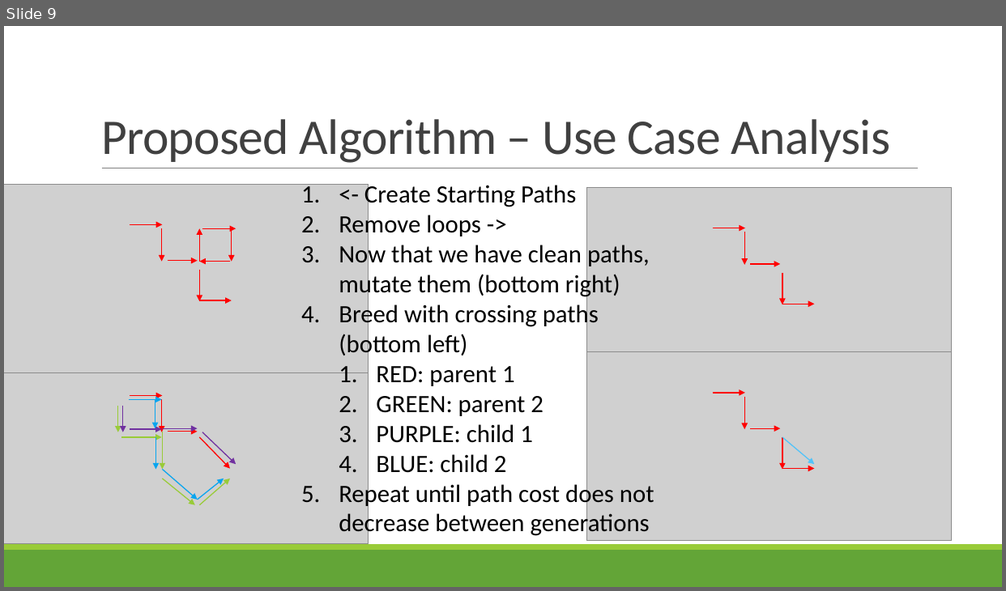
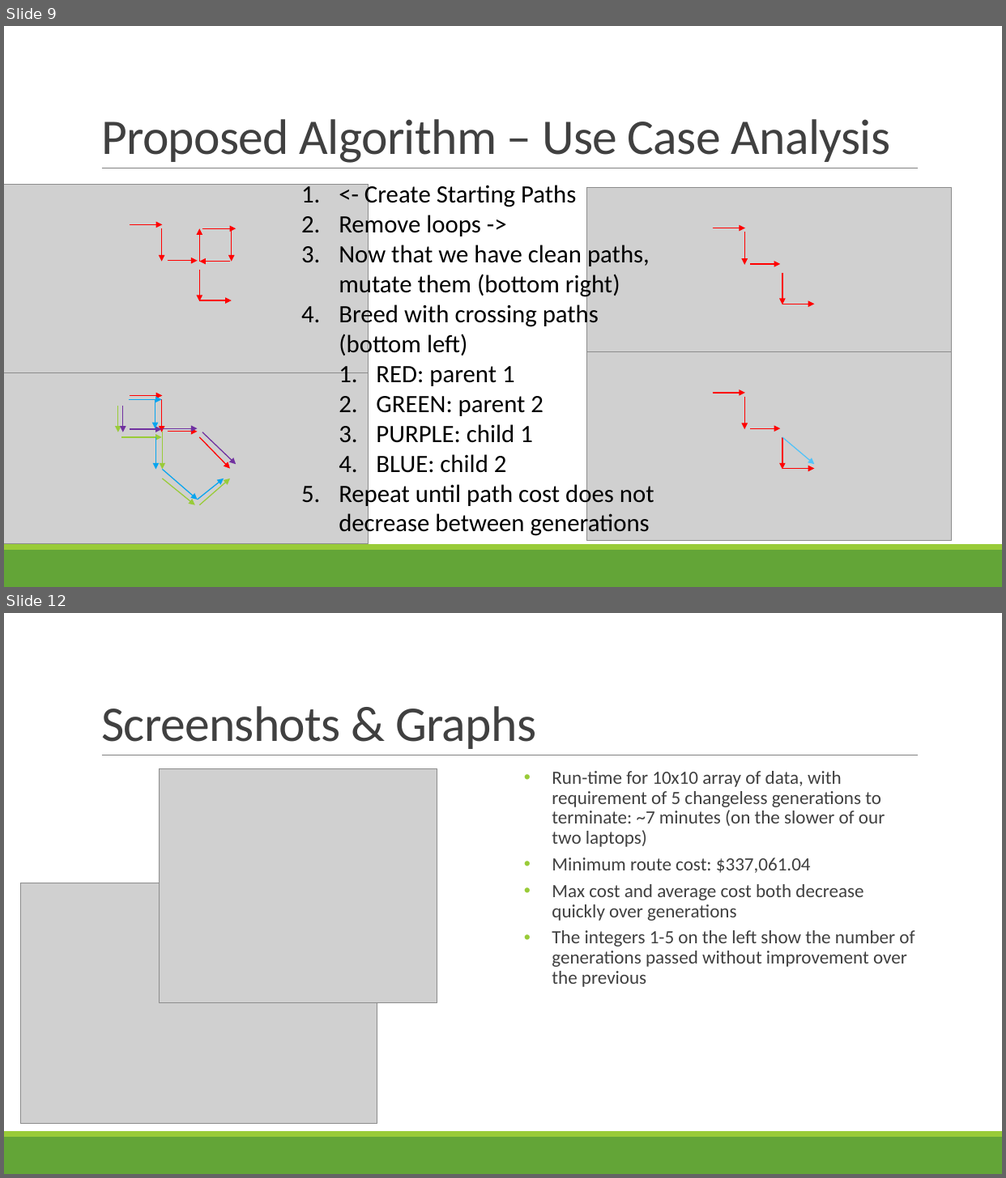
Before and after one commit to nelsonmp1254/RoadNetworkSolver_GA, a slide deck: A Genetic Algorithm for Efficiently Connecting Cities.pptx. Shown one above the other, each under a label of ours: slide 9 before the commit, slides 9 and 12 after it; the slides between them are not shown. The pictures are 1006x591 and 1006x1178 pixels, drawn with LibreOffice and Linux fonts; fonts in the diff are those of the drawing; grey boxes stand for pictures. Boxes give left, top, right and bottom in pixels: in the first picture for what was removed or moved away, otherwise in the second. Text is boxed around its words. In the diff, an @@ line names an element or a change of style, - is before the commit and + after.

```diff
--- a/A Genetic Algorithm for Efficiently Connecting Cities.pptx
+++ b/A Genetic Algorithm for Efficiently Connecting Cities.pptx
@@ slide 12 added at (x1=4, y1=613, x2=1002, y2=1174), background #FFFFFF; not listed: 3 template elements that a slide beside it also shows @@
@@ title added at (x1=101, y1=706, x2=536, y2=749), 48 pt, text #404040 @@
+Screenshots & Graphs
@@ picture added at (x1=159, y1=769, x2=437, y2=1003) @@
@@ text added at (x1=552, y1=771, x2=914, y2=987), 18 pt, text #404040 @@
+• Run-time for 10x10 array of data, with requirement of 5 changeless generations to terminate: ~7 minutes (on the slower of our two laptops)
+• Minimum route cost: $337,061.04
+• Max cost and average cost both decrease quickly over generations
+• The integers 1-5 on the left show the number of generations passed without improvement over the previous
@@ picture added at (x1=20, y1=884, x2=377, y2=1124) @@
```
Also in this commit, not shown: 3 slides changed, 3 other slides added, 1 slide removed.
